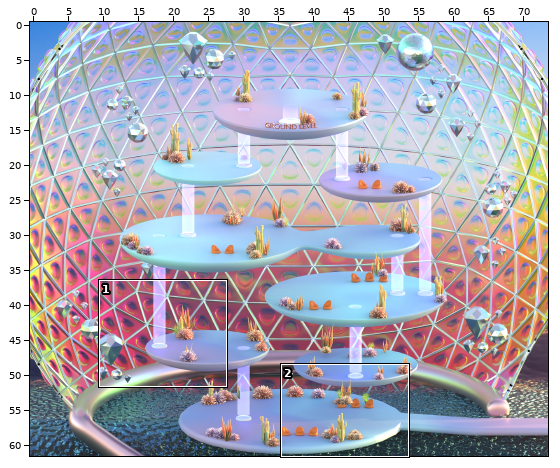
Tiled map (JSON) -- Gallery.tmj. Above, an overview of the earlier version with the close-up marked.
Close-up. First the earlier version:
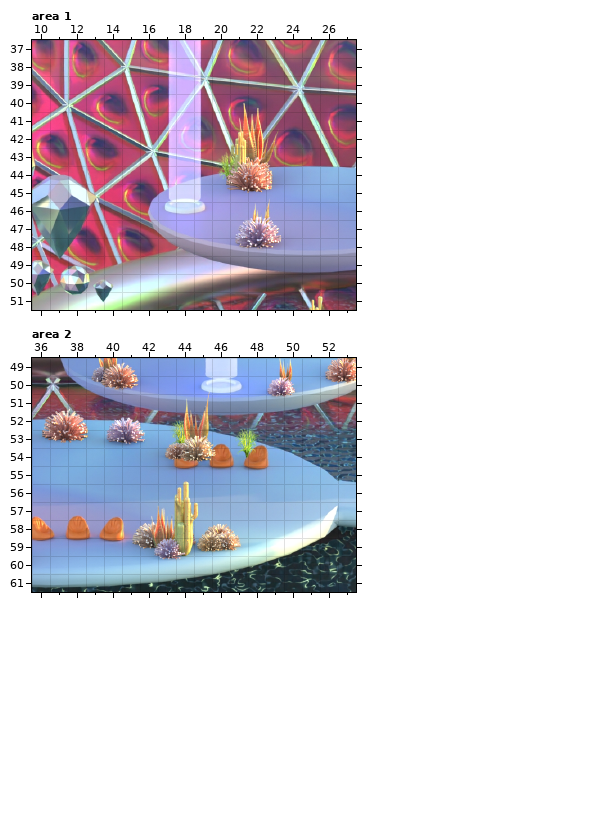
Cells are 32x32 px. Shown: area 1 x 10..27, y 37..51; area 2 x 36..53, y 49..61. The commit also changed other parts of the map, which this record leaves out. Tiles whose own drawing changed are shown in their newer look in all pictures.
And afterwards:
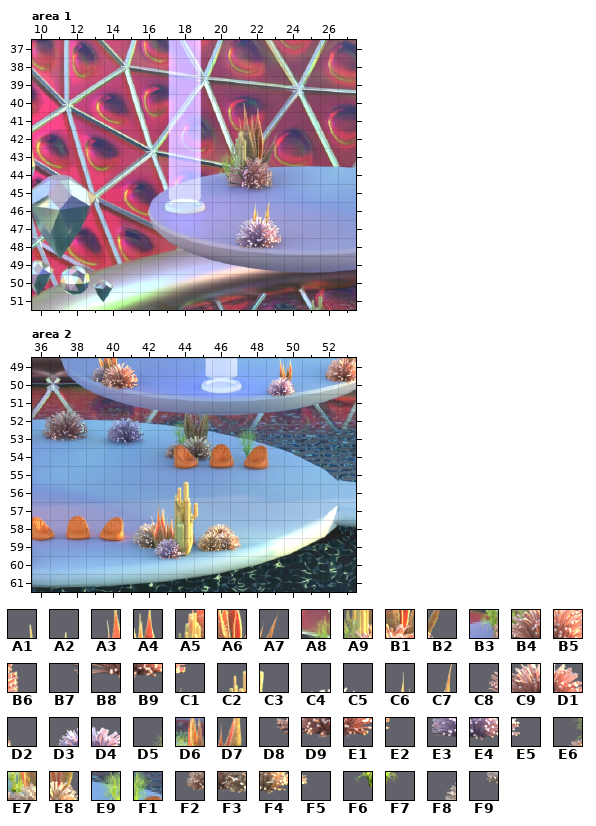
Key: from "Gallery fg": A1 2981, A2 2982, A3 3055, A4 3056, A5 3129, A6 3130, A7 3131, A8 3202, A9 3203, B1 3204, B2 3205, B3 3276, B4 3277, B5 3278, B6 3279, B7 3350, B8 3351, B9 3352, C1 3353, C2 3799, C3 3800, C4 3811, C5 3812, C6 3818, C7 3819, C8 3884, C9 3885, D1 3886, D2 3887, D3 3888, D4 3889, D5 3891, D6 3892, D7 3893, D8 3958, D9 3959, E1 3960, E2 3961, E3 3962, E4 3963, E5 3964, E6 3965, E7 3966, E8 3967, E9 3969, F1 3970, F2 4039, F3 4040, F4 4041, F5 4042, F6 4043, F7 4044, F8 4333, F9 4407.
__ is an empty cell.
See-through tiles are keyed as they look on the map.
Difference:
Layer "FG", area 1:
y 40: x 21..22 A1 A2 -> __ __
y 41: x 21..22 A3 A4 -> __ __
y 42: x 21..23 A5 A6 A7 -> __ __ __
y 43: x 20..23 A8 A9 B1 B2 -> __ __ __ __
y 44: x 20..23 B3 B4 B5 B6 -> __ __ __ __
y 45: x 20..23 B7 B8 B9 C1 -> __ __ __ __
y 51: x 25..26 C2 C3 -> __ __
Layer "FG", area 2:
y 51: x 37..38 C4 C5 -> __ __; x 44..45 C6 C7 -> __ __
y 52: x 36..41 C8 C9 D1 D2 D3 D4 -> __ __ __ __ __ __; x 43..45 D5 D6 D7 -> __ __ __
y 53: x 36..45 D8 D9 E1 E2 E3 E4 E5 E6 E7 E8 -> __ __ __ __ __ __ __ __ __ __; x 47..48 E9 F1 -> __ __
y 54: x 43..48 F2 F3 F4 F5 F6 F7 -> __ __ __ __ __ __
y 58: x 41 F8 -> __
y 59: x 41 F9 -> __
Boxes around the changes in both close-ups, in picture pixels (x1, y1, x2, y2):
removed: (216, 103, 279, 202)
removed: (309, 296, 323, 310)
removed: (42, 394, 259, 462)
removed: (132, 527, 140, 546)
